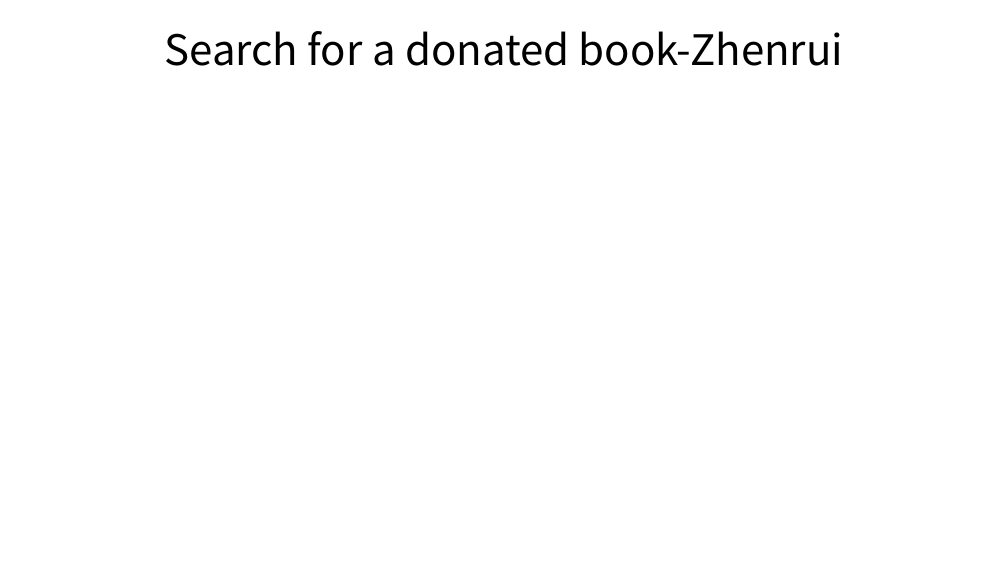
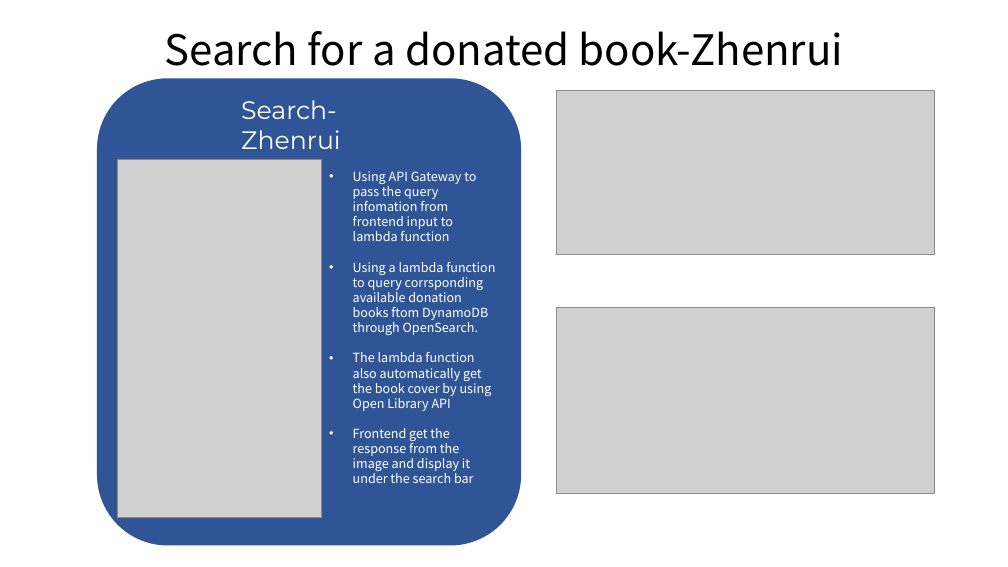
Before and after one commit to thcui/book-exchange, a slide deck: slide 5 of presentation-book-exchange.pptx. Drawn at 1008x567 pixels with LibreOffice and Linux fonts; fonts in the diff are those of the drawing; grey boxes stand for pictures. Boxes give left, top, right and bottom in pixels: in the first picture for what was removed or moved away, otherwise in the second. Text is boxed around its words. In the diff, an @@ line names an element or a change of style, - is before the commit and + after.

Commit message:
Update the search part of pptx

```diff
--- a/presentation-book-exchange.pptx
+++ b/presentation-book-exchange.pptx
@@ rounded rectangle added at [97, 79, 521, 546], fill #2F5597 @@
@@ text added at [241, 100, 341, 149], 24 pt, text #FFFFFF @@
+Search-Zhenrui
@@ picture added at [557, 91, 935, 255] @@
@@ picture added at [118, 160, 322, 518] @@
@@ text added at [353, 171, 495, 483], 12 pt, text #FFFFFF @@
+• Using API Gateway to pass the query infomation from frontend input to lambda function
+• Using a lambda function to query corrsponding available donation books ftom DynamoDB through OpenSearch.
+• The lambda function also automatically get the book cover by using Open Library API
+• Frontend get the response from the image and display it under the search bar
@@ picture added at [557, 308, 935, 494] @@
```
Also in this commit, not shown: 1 other slide changed, 1 other file.
